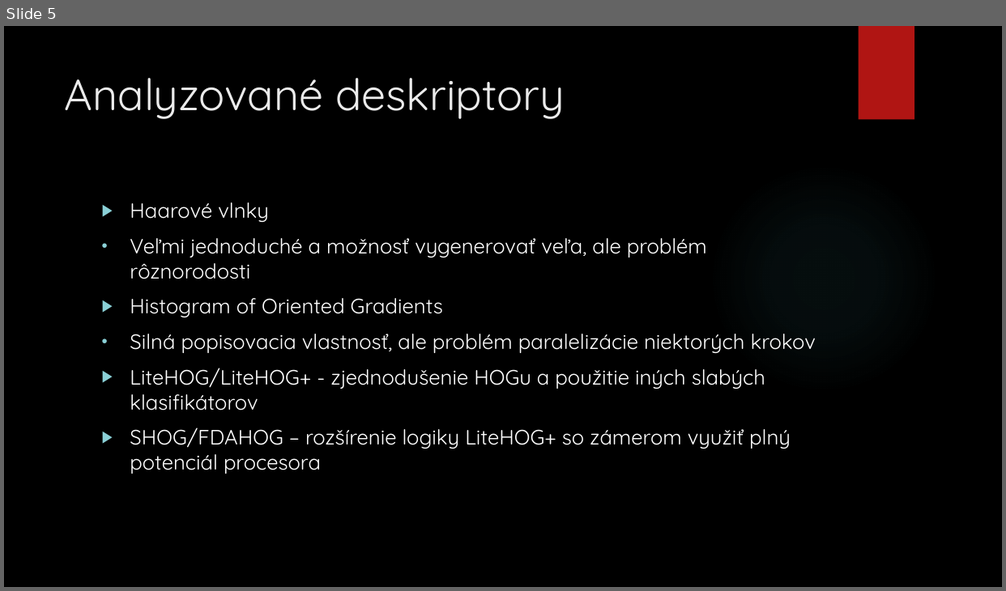
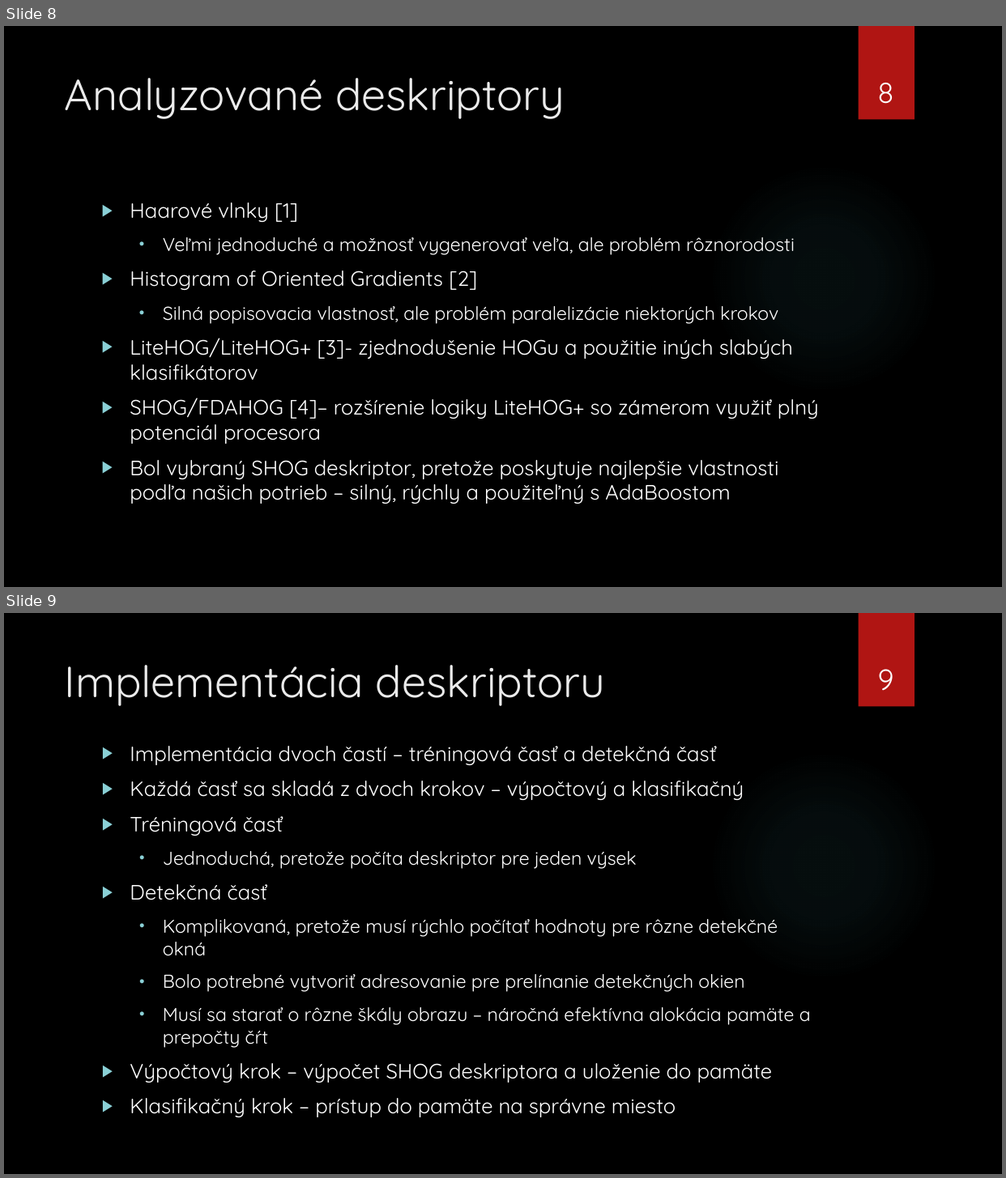
Before and after one commit to killerwife/IngProjekt, a slide deck: Diplomova Praca/PrezentaciaStatnice.pptx. Shown one above the other, each under a label of ours: slide 5 before the commit, slides 8 and 9 after it. The pictures are 1006x591 and 1006x1178 pixels, drawn with LibreOffice and Linux fonts; fonts in the diff are those of the drawing; background and template pictures are left out. Boxes give left, top, right and bottom in pixels: in the first picture for what was removed or moved away, otherwise in the second. Text is boxed around its words. In the diff, an @@ line names an element or a change of style, - is before the commit and + after.

```diff
--- a/Diplomova Praca/PrezentaciaStatnice.pptx
+++ b/Diplomova Praca/PrezentaciaStatnice.pptx
@@ slide 9 added at <box>4,613,1002,1174</box>, background picture (left out); not listed: 2 template elements that a slide beside it also shows @@
@@ title added at <box>65,665,605,706</box>, 42 pt, text #EBEBEB @@
+Implementácia deskriptoru
@@ page number added at <box>878,669,894,691</box>, 28 pt, text #FFFFFF @@
+9
@@ text added at <box>130,746,811,1118</box>, 18 pt, text #FFFFFF @@
+▶ Implementácia dvoch častí – tréningová časť a detekčná časť
+▶ Každá časť sa skladá z dvoch krokov – výpočtový a klasifikačný
+▶ Tréningová časť
+  • Jednoduchá, pretože počíta deskriptor pre jeden výsek
+▶ Detekčná časť
+  • Komplikovaná, pretože musí rýchlo počítať hodnoty pre rôzne detekčné okná
+  • Bolo potrebné vytvoriť adresovanie pre prelínanie detekčných okien
+  • Musí sa starať o rôzne škály obrazu – náročná efektívna alokácia pamäte a prepočty čŕt
+▶ Výpočtový krok – výpočet SHOG deskriptora a uloženie do pamäte
+▶ Klasifikačný krok – prístup do pamäte na správne miesto
@@ what was slide 5 is now slide 8 @@
@@ slide 8 changed as well @@
@@ page number added at <box>877,83,893,104</box>, 28 pt, text #FFFFFF @@
+8
@@ text at <box>130,203,298,222</box>: text changed @@
-▶ Haarové vlnky
+▶ Haarové vlnky [1]
@@ text at <box>163,237,795,324</box>: size 20 to 18 pt in "Veľmi jednoduché a možnosť vygenerovať veľa, ale ...", "Silná popisovacia vlastnosť, ale problém paralelizácie niekt ..."; list level 1 to 2 in "Veľmi jednoduché a možnosť vygenerovať ..."; list level 1 to 2 in "Silná popisovacia vlastnosť, ale problém ..." @@
@@ text at <box>130,271,477,290</box>: text changed @@
-▶ Histogram of Oriented Gradients
+▶ Histogram of Oriented Gradients [2]
@@ text at <box>130,338,819,504</box>: text changed @@
-▶ LiteHOG/LiteHOG+ - zjednodušenie HOGu a použitie iných slabých klasifikátorov
-▶ SHOG/FDAHOG – rozšírenie logiky LiteHOG+ so zámerom využiť plný potenciál procesora
+▶ LiteHOG/LiteHOG+ [3]- zjednodušenie HOGu a použitie iných slabých klasifikátorov
+▶ SHOG/FDAHOG [4]– rozšírenie logiky LiteHOG+ so zámerom využiť plný potenciál procesora
+▶ Bol vybraný SHOG deskriptor, pretože poskytuje najlepšie vlastnosti podľa našich potrieb – silný, rýchly a použiteľný s AdaBoostom
```
Also in this commit, not shown: 9 other slides changed, 5 other slides added, 2 slides removed, 5 other files.
